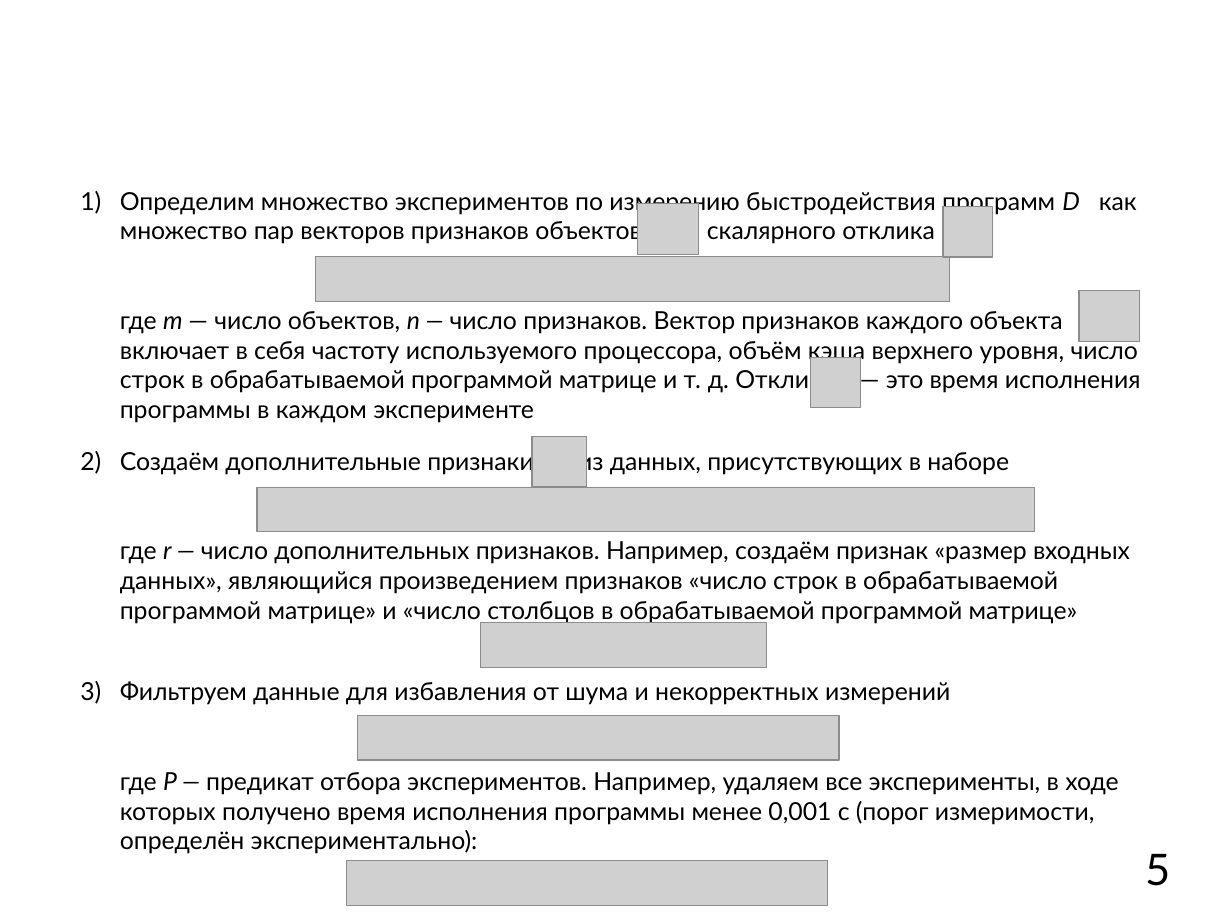
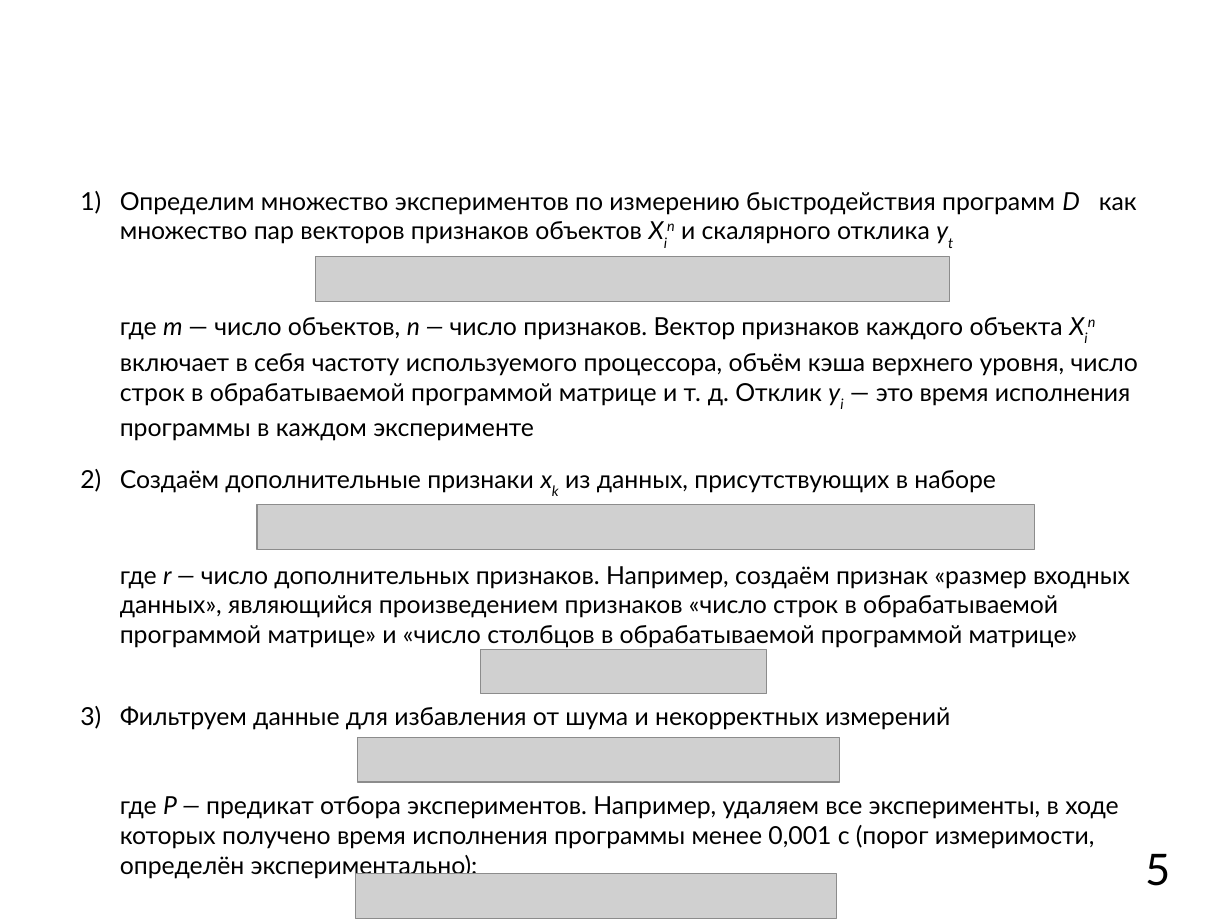
Before and after one commit to mkpankov/adaptor, a slide deck: slide 5 of diploma/defense/brochure.odp. Drawn at 1232x924 pixels with LibreOffice and Linux fonts; fonts in the diff are those of the drawing; grey boxes stand for pictures; background and template pictures are left out. Boxes give left, top, right and bottom in pixels: in the first picture for what was removed or moved away, otherwise in the second. Text is boxed around its words. In the diff, an @@ line names an element or a change of style, - is before the commit and + after.

```diff
--- a/diploma/defense/brochure.odp
+++ b/diploma/defense/brochure.odp
@@ text at [120, 192, 1138, 648]: text changed @@
-1) Определим множество экспериментов по измерению быстродействия программ D как множество пар векторов признаков объектов и скалярного отклика .
-   где m — число объектов, n — число признаков. Вектор признаков каждого объекта включает в себя частоту используемого процессора, объём кэша верхнего уровня, число строк в обрабатываемой программой матрице и т. д. Отклик — это время исполнения программы в каждом эксперименте
-2) Создаём дополнительные признаки из данных, присутствующих в наборе
-   где r — число дополнительных признаков. Например, создаём признак «размер входных данных», являющийся произведением признаков «число строк в обрабатываемой программой матрице» и «число столбцов в обрабатываемой программой матрице»
+1) Определим множество экспериментов по измерению быстродействия программ D как множество пар векторов признаков объектов Xin и скалярного отклика yt
+   где m — число объектов, n — число признаков. Вектор признаков каждого объекта Xin включает в себя частоту используемого процессора, объём кэша верхнего уровня, число строк в обрабатываемой программой матрице и т. д. Отклик yi — это время исполнения программы в каждом эксперименте
+2) Создаём дополнительные признаки xk из данных, присутствующих в наборе
+   где r — число дополнительных признаков. Например, создаём признак «размер входных данных», являющийся произведением признаков «число строк в обрабатываемой программой матрице» и «число столбцов в обрабатываемой программой матрице»
@@ picture removed at [1080, 291, 1140, 341] @@
@@ picture removed at [811, 358, 861, 408] @@
@@ picture removed at [532, 436, 587, 486] @@
@@ picture: place and size @@
-picture at [257, 487, 1035, 532]
+picture at [257, 505, 1035, 550]
@@ picture removed at [481, 623, 767, 667] @@
@@ picture: place and size @@
-picture at [638, 203, 699, 254]
+picture at [481, 650, 767, 694]
@@ picture: place and size @@
-picture at [358, 715, 840, 760]
+picture at [358, 738, 840, 783]
@@ picture removed at [347, 861, 828, 906] @@
@@ picture: place and size @@
-picture at [944, 207, 994, 257]
+picture at [356, 874, 837, 919]
```
Also in this commit, not shown: 2 slides added, 1 slide removed.
